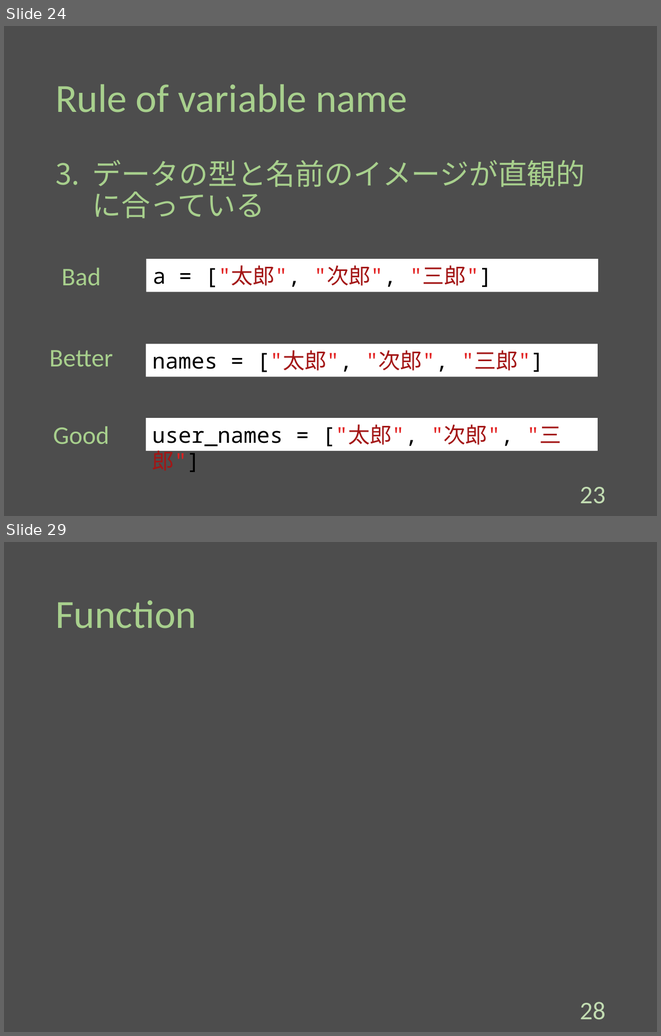
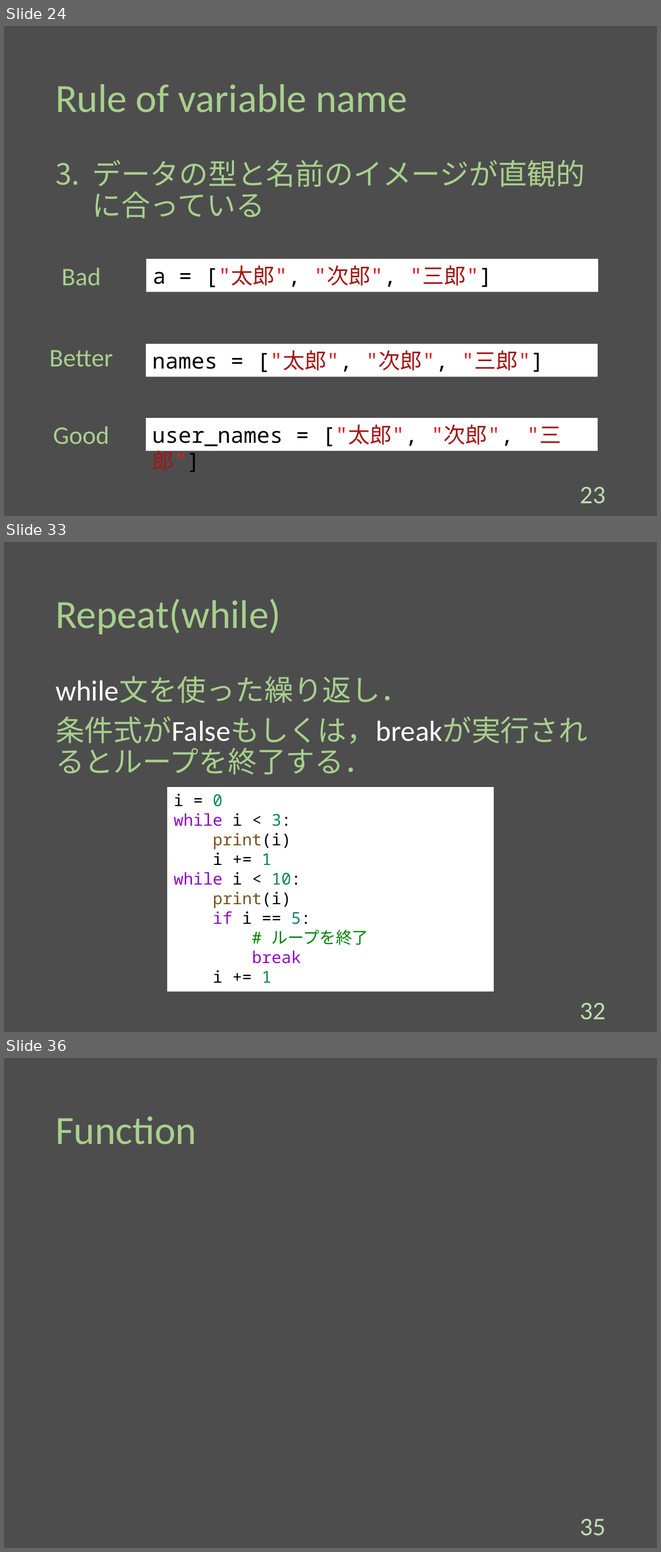
Before and after one commit to Melbeck777/program_seminar, a slide deck: ProgramSlide.pptx. Shown one above the other, each under a label of ours: slides 24 and 29 before the commit, slides 24, 33 and 36 after it; the slides between them are not shown. The pictures are 661x1036 and 661x1552 pixels, drawn with LibreOffice and Linux fonts; fonts in the diff are those of the drawing. Boxes give left, top, right and bottom in pixels: in the first picture for what was removed or moved away, otherwise in the second. Text is boxed around its words. In the diff, an @@ line names an element or a change of style, - is before the commit and + after.

Commit message:
[add]:Write conditional branch and repeat section.

```diff
--- a/ProgramSlide.pptx
+++ b/ProgramSlide.pptx
@@ slide 33 added at bbox=[4, 542, 657, 1032], background #4D4D4D @@
@@ title added at bbox=[55, 599, 281, 634], 44 pt, text #A8D08D @@
+Repeat(while)
@@ text added at bbox=[55, 676, 588, 748], 32 pt, text #A8D08D @@
+while文を使った繰り返し．
+条件式がFalseもしくは，breakが実行されるとループを終了する．
@@ rectangle added at bbox=[167, 787, 494, 991], fill #FFFFFF, 18 pt, text #000000 @@
+i = 0
+while i < 3:
+print(i)
+i += 1
+while i < 10:
+print(i)
+if i == 5:
+# ループを終了
+break
+i += 1
@@ page number added at bbox=[580, 1003, 605, 1020], 28 pt, text #C3DDB3 @@
+32
@@ what was slide 29 is now slide 36 @@
@@ page number at bbox=[580, 1519, 605, 1536]: text changed @@
-28
+35
```
Also in this commit, not shown: 4 slides changed, 6 other slides added.
